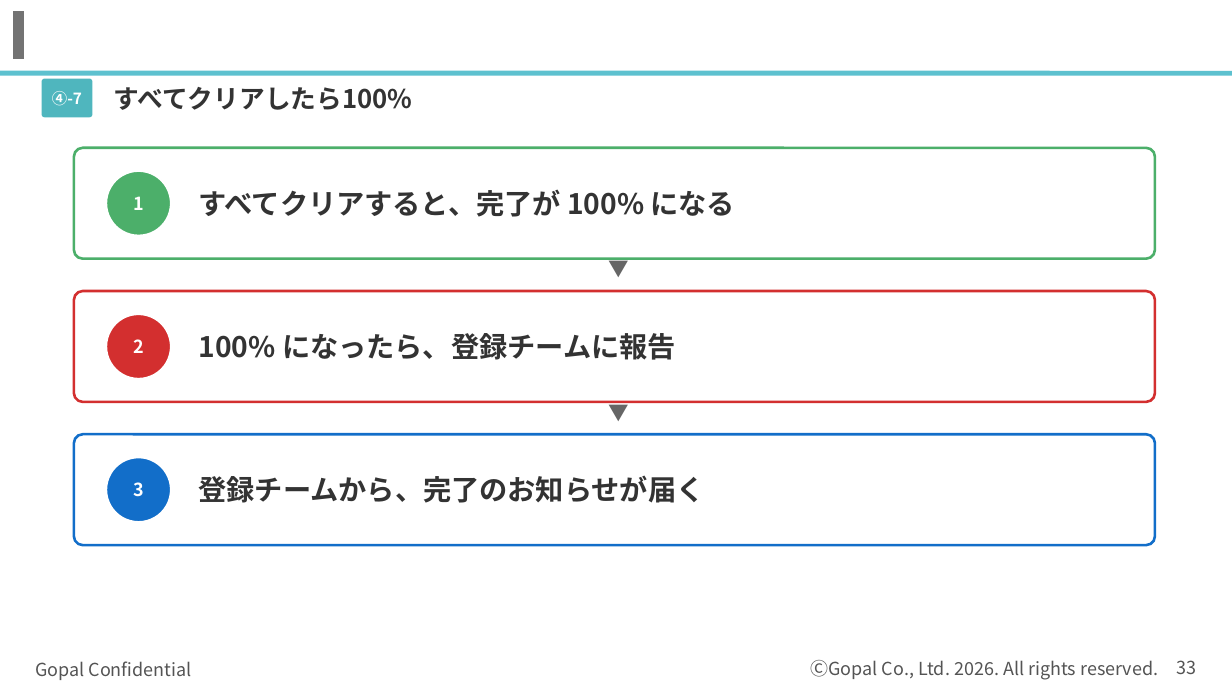
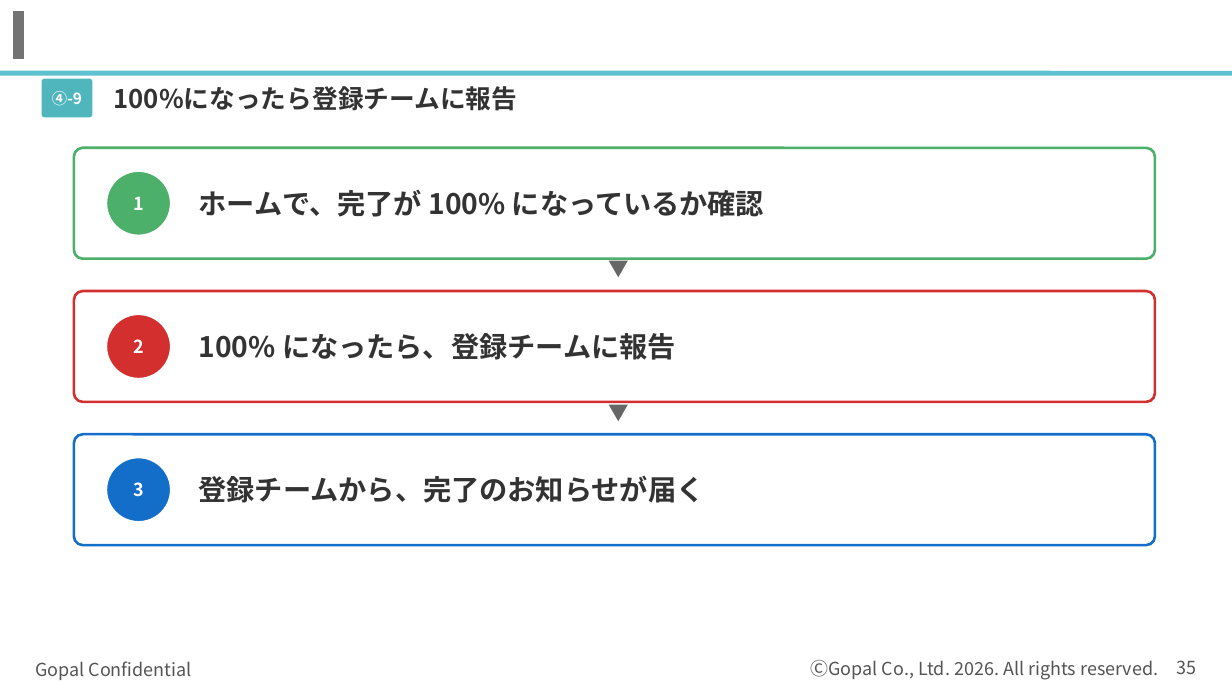
Before and after one commit to kagayugopal-eng/tamu, a slide deck: slide 35 of out/登録の流れ_書類準備まで.pptx (slide 33 before the commit). Drawn at 1232x693 pixels with LibreOffice and Linux fonts; fonts in the diff are those of the drawing; background and template pictures are left out. Boxes give left, top, right and bottom in pixels: in the first picture for what was removed or moved away, otherwise in the second. Text is boxed around its words. In the diff, an @@ line names an element or a change of style, - is before the commit and + after.

```diff
--- a/out/登録の流れ_書類準備まで.pptx
+++ b/out/登録の流れ_書類準備まで.pptx
@@ text at [114, 86, 518, 111]: text changed @@
-すべてクリアしたら100%
+100%になったら登録チームに報告
@@ text at [52, 91, 82, 106]: text changed @@
-④-7
+④-9
@@ text at [199, 189, 764, 217]: text changed @@
-すべてクリアすると、完了が 100% になる
+ホームで、完了が 100% になっているか確認
@@ page number at [1177, 660, 1197, 674]: text changed @@
-33
+35
```
Also in this commit, not shown: 1 other slide changed, 2 slides added.
